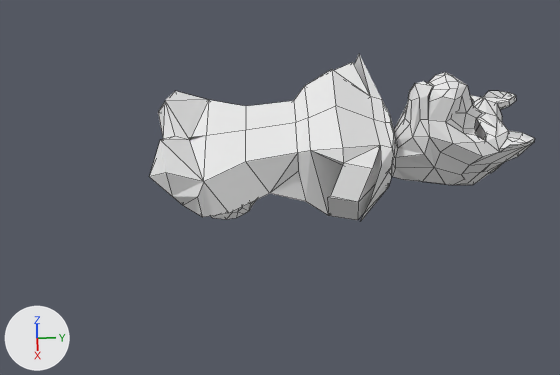
The Blender file goodboi.blend: old version first, new version second.
Rendered twice from a 50 mm lens placed at (23.28, -7.05, 17.98), pointed at (0.93, -6.32, -2.55). The axes (+X, +Y, +Z) are drawn at lower left. The lights are the same throughout. Mesh edges are drawn as thin lines.
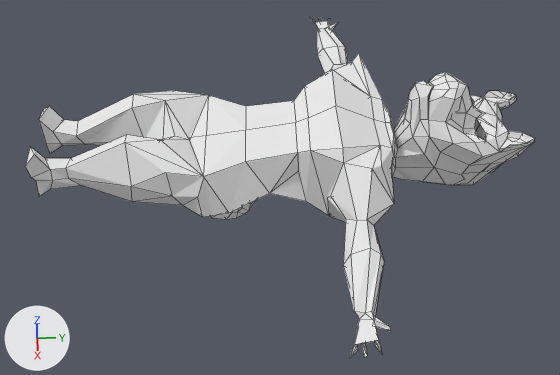
Boxes (x1, y1, x2, y2) around the edits, measured in the pictures (560 x 375 px):
'Plane', reshaped (32% wider, 102% taller): before (149, 54, 535, 222); after (25, 17, 535, 358)
part 1 of me_plane, built on: before (354, 54, 392, 222); after (311, 17, 394, 358)
part 2 of me_plane, built on: before (149, 91, 270, 217); after (25, 91, 270, 217)

Edits to the bpy script that builds the scene:
```text
Change me_plane:
    used by ob_plane; location = (0.0, 0.0, 0.0)
    remove me_plane.from_pydata(...)  # 259 vertices, 210 faces, 31 loose edges; spans x 0.0..3.8, y -11.13..3.06, z -4.72..1.66
    add me_plane.from_pydata(...)  # 329 vertices, 308 faces, 32 loose edges; spans x 0.0..9.82, y -15.58..3.06, z -4.72..1.66
    me_plane part 1
    2 vertices are removed from x 0.0..3.8, y -3.32..-2.27, z -2.14..-0.82
    3 faces are deleted
    46 vertices are added at x 3.8..9.82, y -4.55..-2.42, z -1.69..-0.58
    1 loose edge is added
    68 new faces join them
    me_plane part 2
    1 vertex is removed from x 2.47, y -9.11, z -0.76
    8 faces are deleted
    27 vertices are added at x 0.4..2.47, y -15.58..-9.11, z -2.17..0.3
    41 new faces join them
```
